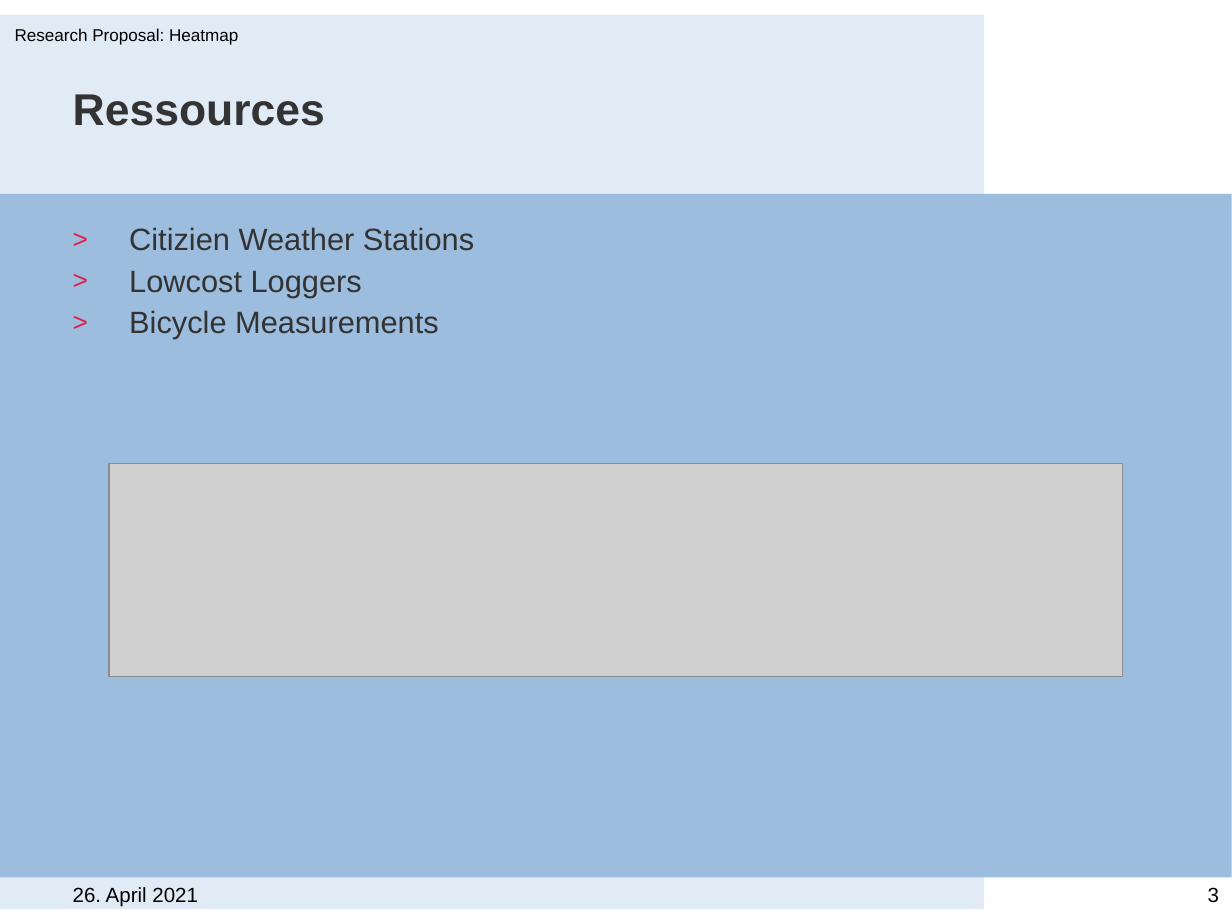
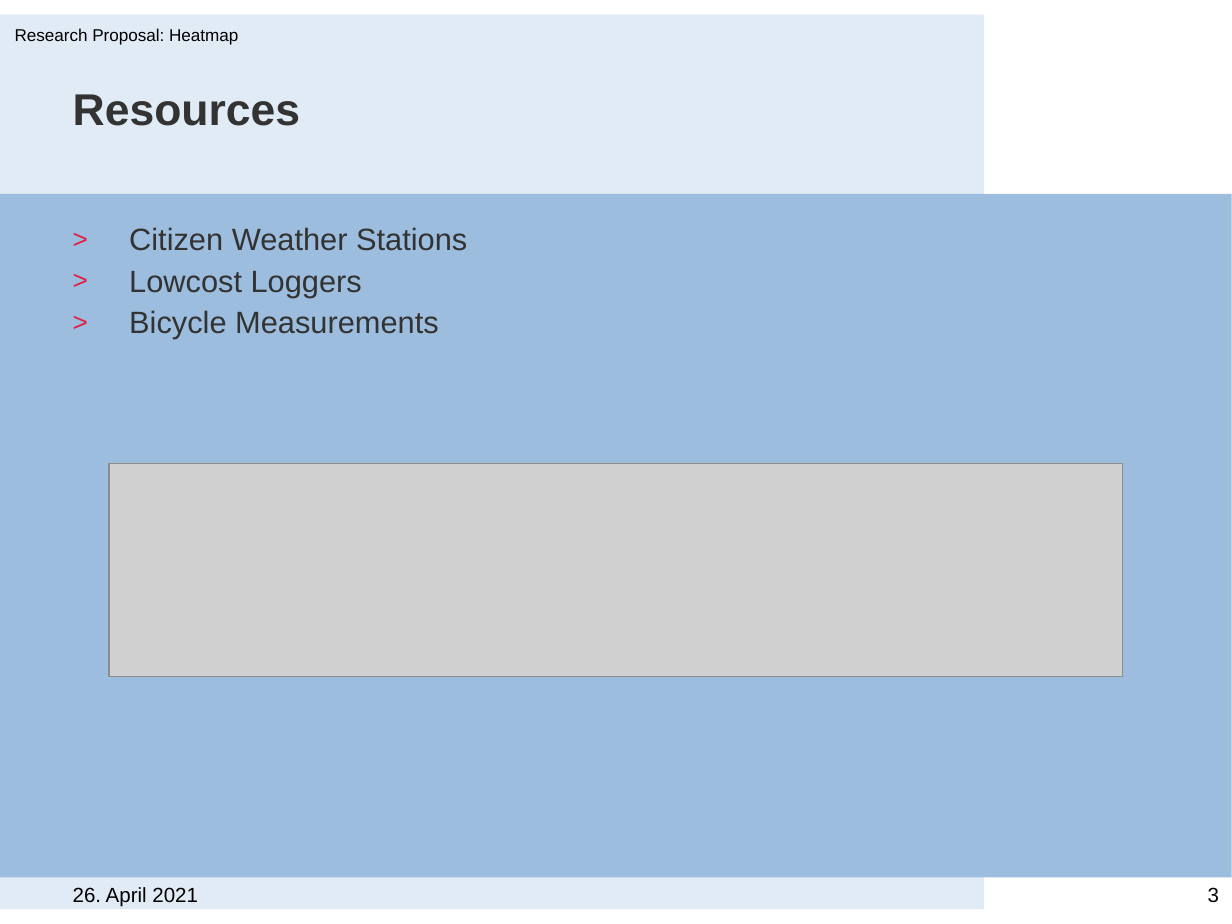
Before and after one commit to Brian6330/RIG-HeatMap, a slide deck: slide 3 of Presentations/Research Proposal Presentation.pptx. Drawn at 1232x924 pixels with LibreOffice and Linux fonts; fonts in the diff are those of the drawing; grey boxes stand for pictures; background and template pictures are left out. Boxes give left, top, right and bottom in pixels: in the first picture for what was removed or moved away, otherwise in the second. Text is boxed around its words. In the diff, an @@ line names an element or a change of style, - is before the commit and + after.

```diff
--- a/Presentations/Research Proposal Presentation.pptx
+++ b/Presentations/Research Proposal Presentation.pptx
@@ title at (x1=73, y1=94, x2=300, y2=126): text changed @@
-Ressources
+Resources
@@ text at (x1=129, y1=227, x2=467, y2=251): text changed @@
-> Citizien Weather Stations
+> Citizen Weather Stations
```
Also in this commit, not shown: 2 other slides changed.
